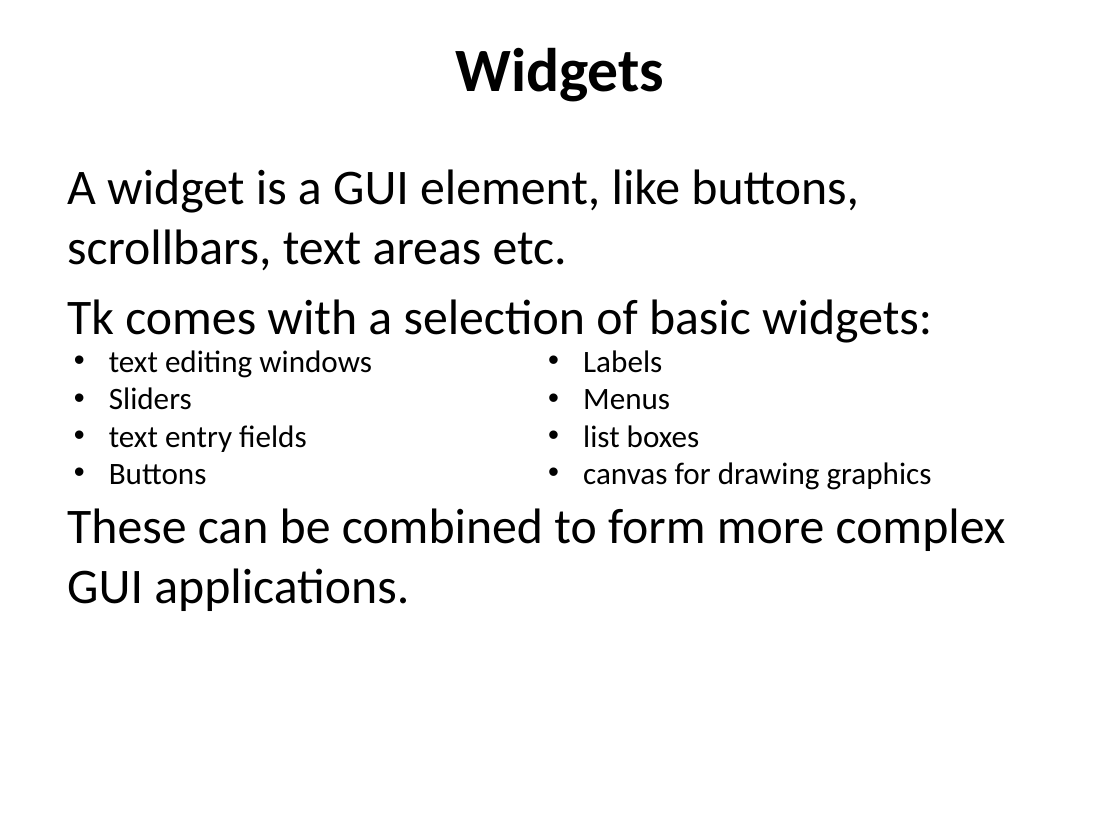
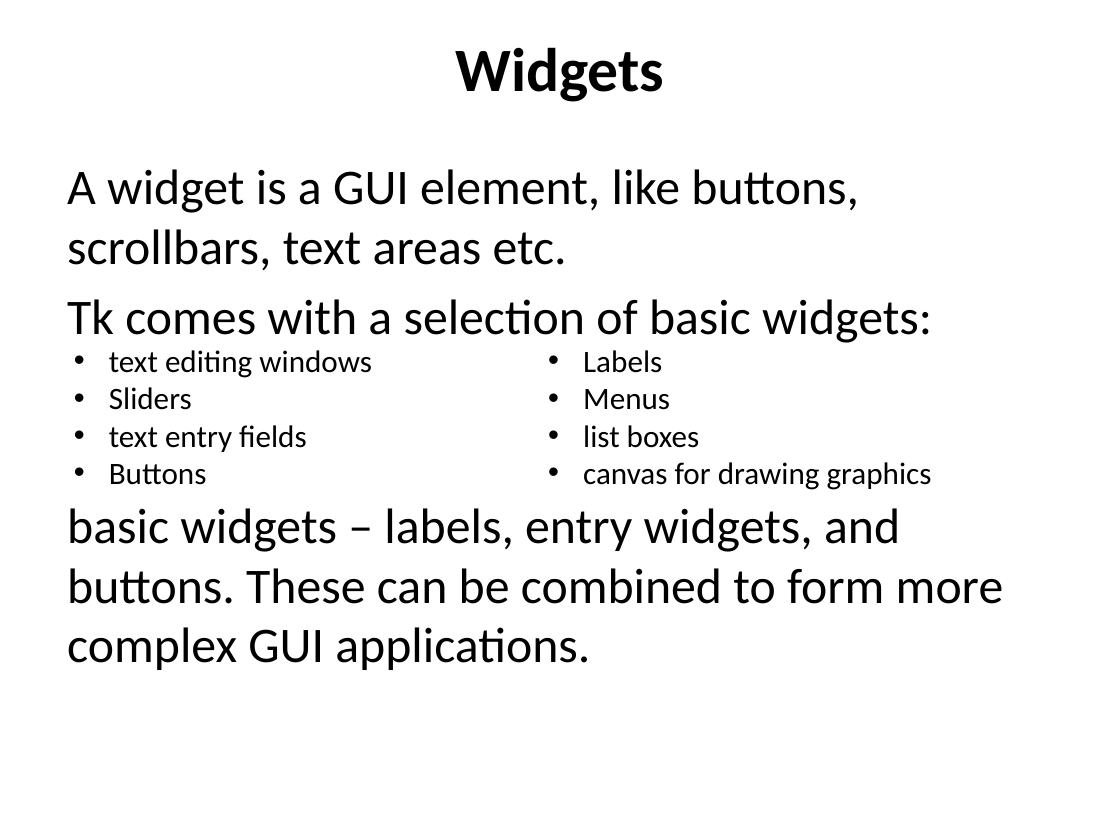
Before and after one commit to haoeric/haoeric.github.io, a slide deck: slide 5 of R GUI building .pptx (slide 4 before the commit). Drawn at 1120x840 pixels with LibreOffice and Linux fonts; fonts in the diff are those of the drawing. Boxes give left, top, right and bottom in pixels: in the first picture for what was removed or moved away, otherwise in the second. Text is boxed around its words. In the diff, an @@ line names an element or a change of style, - is before the commit and + after.

```diff
--- a/R GUI building .pptx
+++ b/R GUI building .pptx
@@ text at (67,508,1004,670): text changed @@
-These can be combined to form more complex GUI applications.
+basic widgets – labels, entry widgets, and buttons. These can be combined to form more complex GUI applications.
```
Also in this commit, not shown: 1 other slide changed, 2 slides added, 3 other files.
